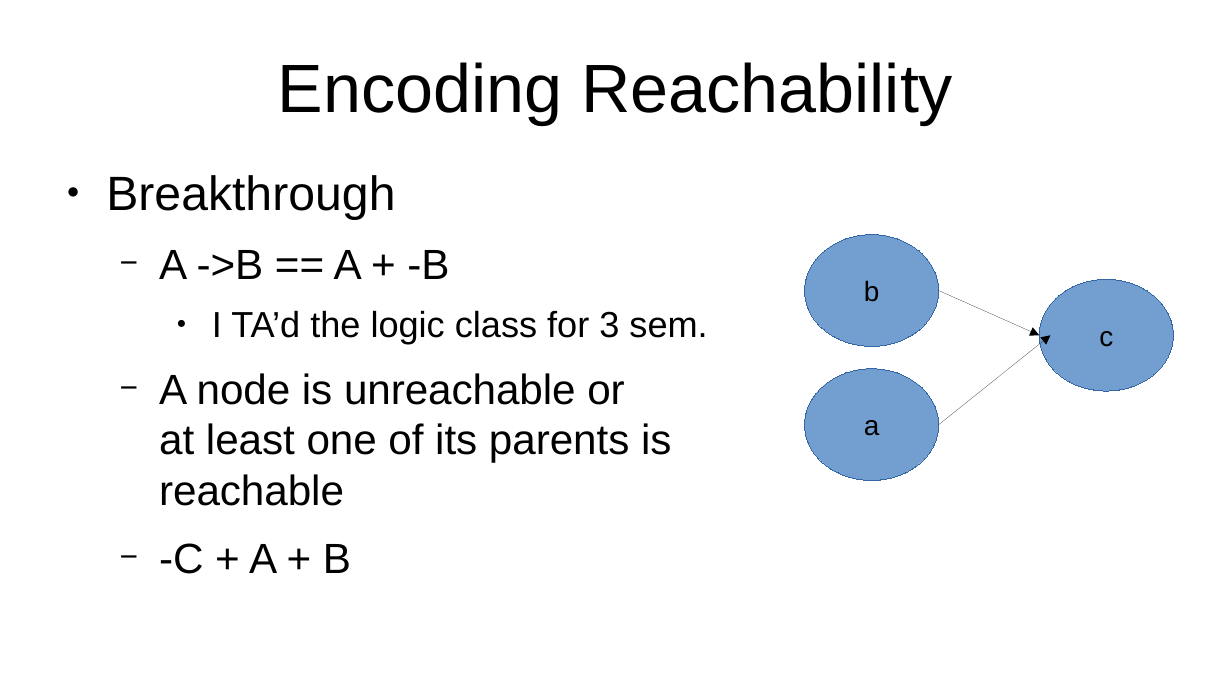
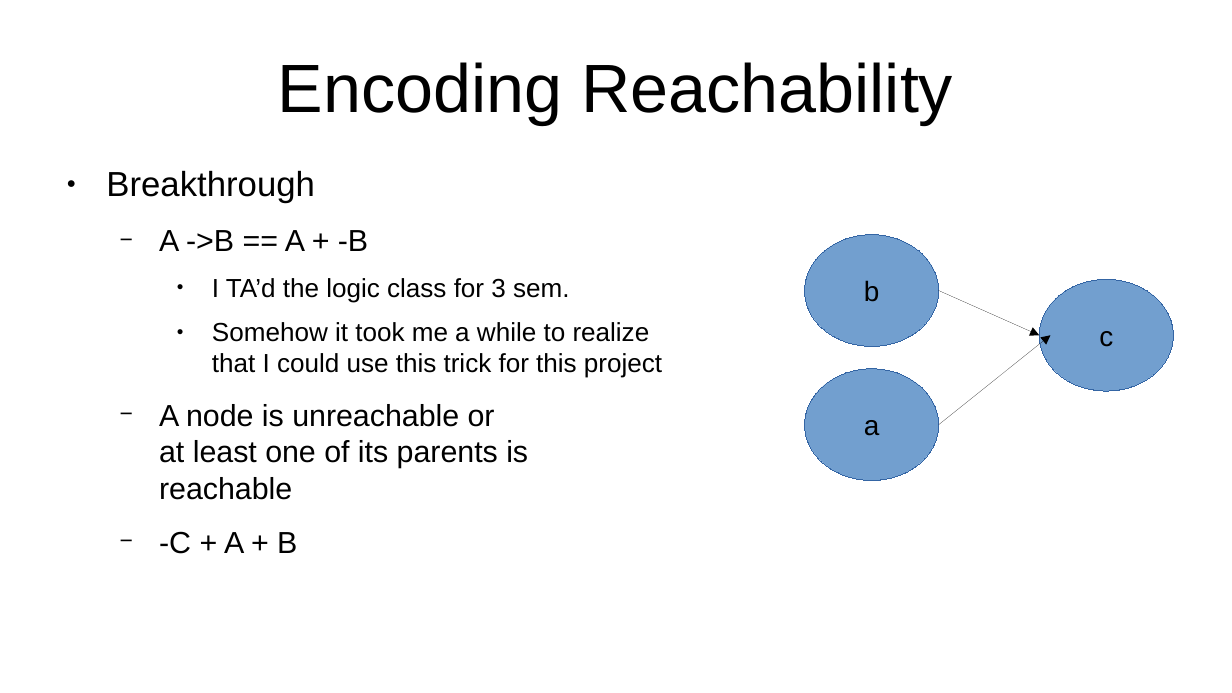
Before and after one commit to Scanteianu/FormalVerificationProject, a slide deck: slide 18 of documentation/pres.pptx. Drawn at 1232x693 pixels with LibreOffice and Linux fonts; fonts in the diff are those of the drawing. Boxes give left, top, right and bottom in pixels: in the first picture for what was removed or moved away, otherwise in the second. Text is boxed around its words. In the diff, an @@ line names an element or a change of style, - is before the commit and + after.

```diff
--- a/documentation/pres.pptx
+++ b/documentation/pres.pptx
@@ text at box(106, 170, 569, 554): size 31 to 22.4 pt in "Breakthrough"; size 27.2 to 19.6 pt in "A ->B == A + -B", "A node is unreachable or at least ...", "-C + A + B"; size 23.3 to 16.8 pt in "I TA’d the logic class for 3 ..." @@
@@ text at box(212, 322, 662, 378): paragraph added @@
+    ● Somehow it took me a while to realize
+      that I could use this trick for this project
```
Also in this commit, not shown: 2 slides added, 1 other file.
